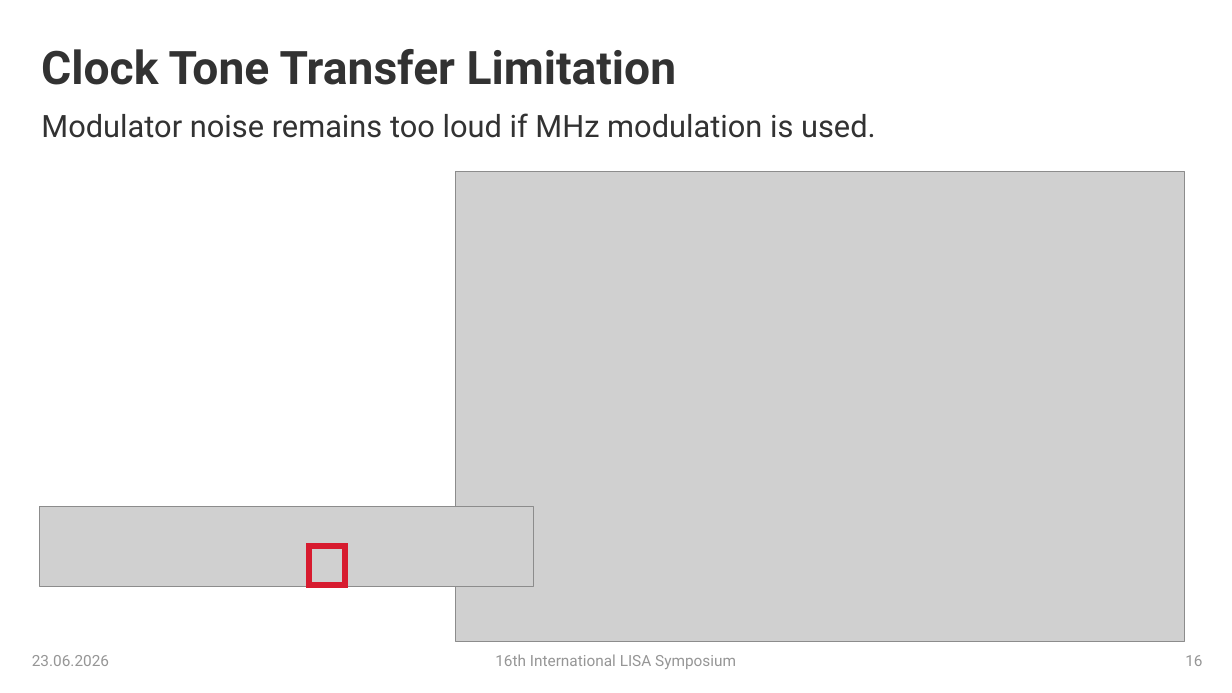
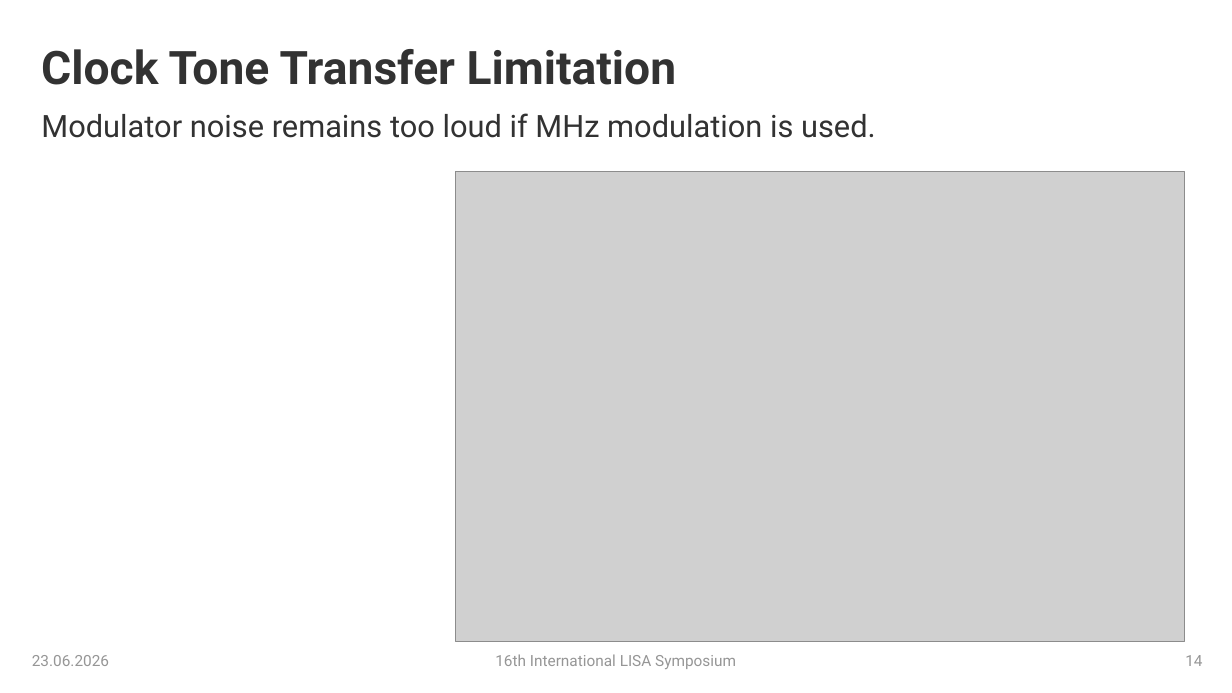
Before and after one commit to karinkruuse/Esitlused, a slide deck: slide 14 of Kruuse_Symposium_2026 - Copy 1.pptx (slide 16 before the commit). Drawn at 1232x693 pixels with LibreOffice and Linux fonts; fonts in the diff are those of the drawing; grey boxes stand for pictures; background and template pictures are left out. Boxes give left, top, right and bottom in pixels: in the first picture for what was removed or moved away, otherwise in the second. Text is boxed around its words. In the diff, an @@ line names an element or a change of style, - is before the commit and + after.

Commit message:
fgf

```diff
--- a/Kruuse_Symposium_2026 - Copy 1.pptx
+++ b/Kruuse_Symposium_2026 - Copy 1.pptx
@@ picture removed at bbox=[40, 506, 533, 587] @@
@@ rectangle removed at bbox=[310, 546, 346, 586] @@
@@ page number at bbox=[1185, 655, 1202, 666]: text changed @@
-16
+14
```
Also in this commit, not shown: 2 other slides changed.
